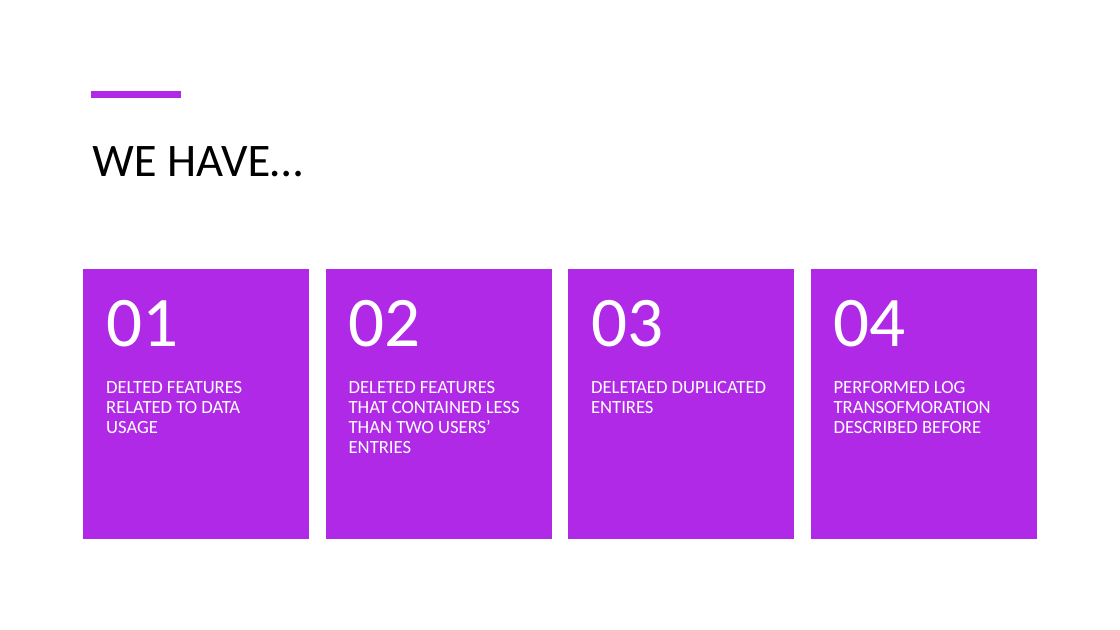
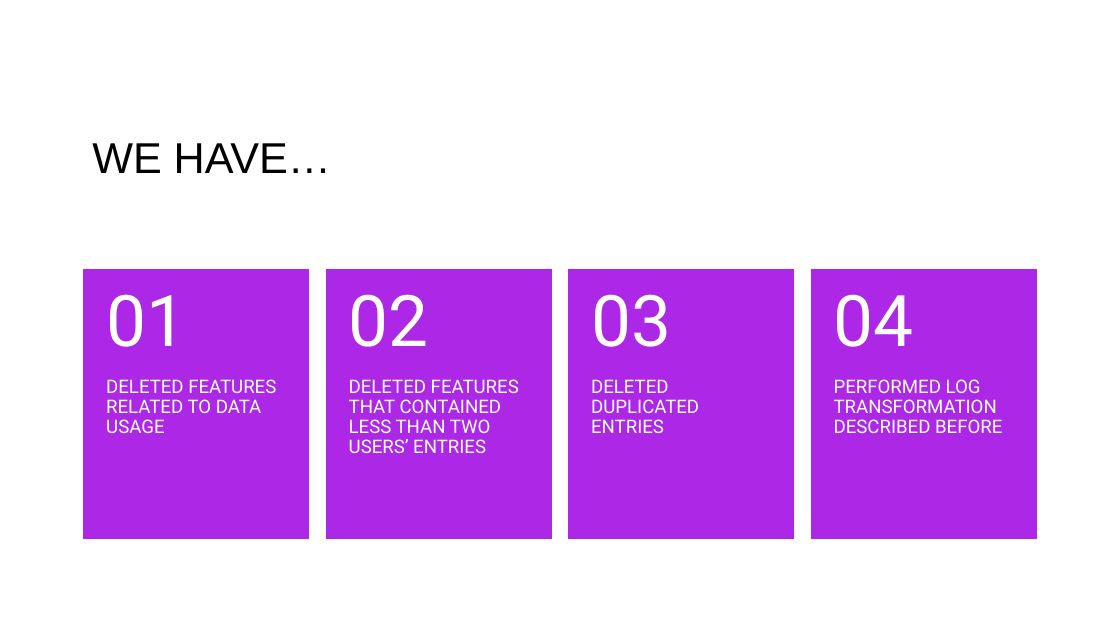
Before and after one commit to MKZuziak/SLLD_2022-_Users-Consumption-Behavior, a slide deck: slide 10 of Unsupervised methods to group users’ consumption behaviour to enhance personalize service degradation policies.pptx. Drawn at 1120x630 pixels with LibreOffice and Linux fonts; fonts in the diff are those of the drawing. Boxes give left, top, right and bottom in pixels: in the first picture for what was removed or moved away, otherwise in the second. Text is boxed around its words. In the diff, an @@ line names an element or a change of style, - is before the commit and + after.

```diff
--- a/Unsupervised methods to group users’ consumption behaviour to enhance personalize service degradation policies.pptx
+++ b/Unsupervised methods to group users’ consumption behaviour to enhance personalize service degradation policies.pptx
@@ line removed from (91, 95) to (181, 95) @@
@@ title "WE HAVE…" at (92,143,331,173): size 40 to 37 pt, font Calibri to Arial @@
@@ font Calibri to Roboto; less space between paragraphs in 5 elements at (106,294,186,347), (349,379,519,453), (349,294,429,347), (591,294,671,347), (834,294,914,347) @@
@@ fill #AF29E7 to #AD27E6; outline #AF29E7 1 pt to #AD27E6 1 pt in 4 elements at (84,270,308,539), (327,270,551,539), (569,270,793,539), (812,270,1036,539) @@
@@ text at (106,379,276,433): text changed; font Calibri to Roboto @@
-DELTED FEATURES RELATED TO DATA USAGE
+DELETED FEATURES RELATED TO DATA USAGE
@@ text at (591,379,699,433): text changed; font Calibri to Roboto @@
-DELETAED DUPLICATED ENTIRES
+DELETED
+DUPLICATED ENTRIES
@@ text at (834,379,1002,433): text changed; font Calibri to Roboto @@
-PERFORMED LOG TRANSOFMORATION DESCRIBED BEFORE
+PERFORMED LOG TRANSFORMATION DESCRIBED BEFORE
```
Also in this commit, not shown: 15 other slides changed, 6 slides added, 7 slides removed, 1 other file.
